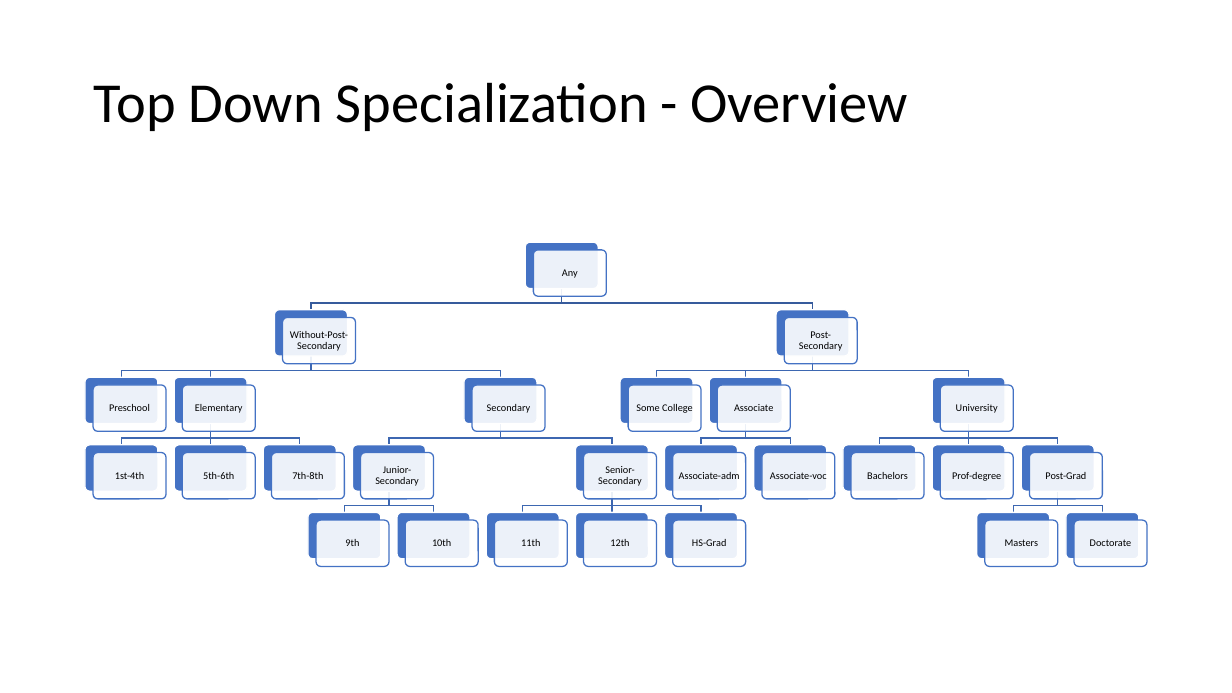
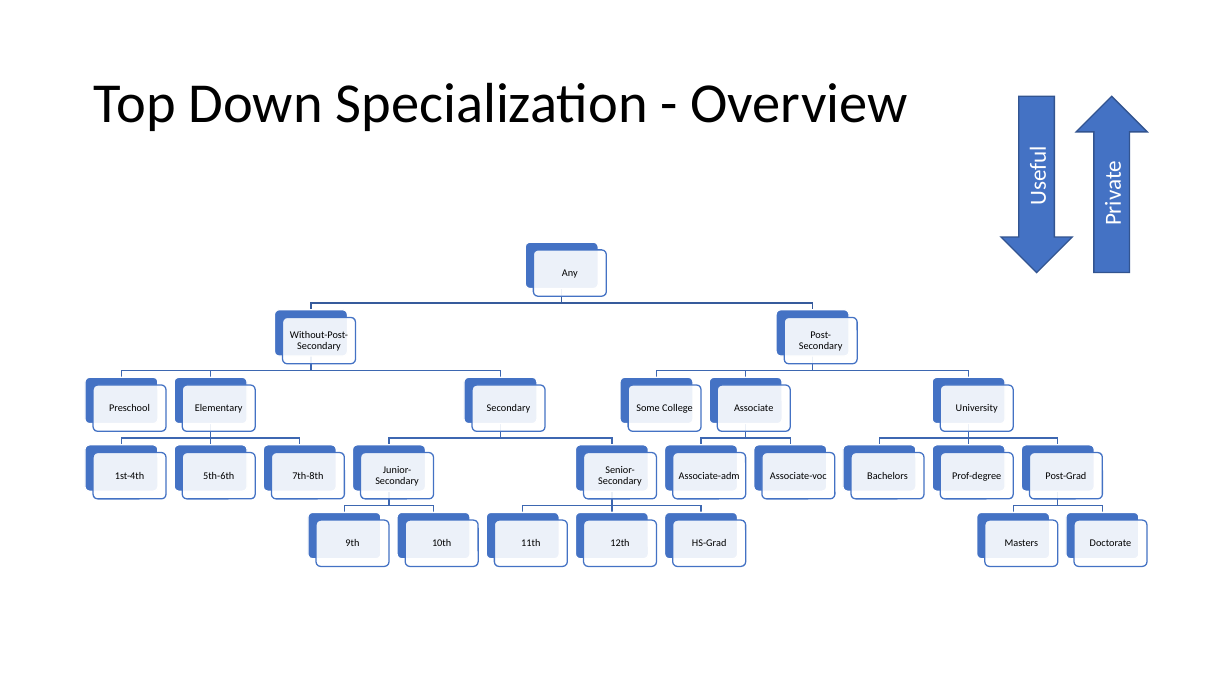
Before and after one commit to micophilip/comp5704, a slide deck: slide 13 of assets/project/Presentation.pptx. Drawn at 1232x693 pixels with LibreOffice and Linux fonts; fonts in the diff are those of the drawing. Boxes give left, top, right and bottom in pixels: in the first picture for what was removed or moved away, otherwise in the second. Text is boxed around its words. In the diff, an @@ line names an element or a change of style, - is before the commit and + after.

```diff
--- a/assets/project/Presentation.pptx
+++ b/assets/project/Presentation.pptx
@@ up arrow added at (1001,96,1072,273), fill #4472C4, outline #325491 1 pt, 18 pt, text #FFFFFF @@
+Useful
@@ up arrow added at (1077,96,1148,273), fill #4472C4, outline #325491 1 pt, 18 pt, text #FFFFFF @@
+Private
```
Also in this commit, not shown: 16 other slides changed, 3 slides added, 1 other file.
